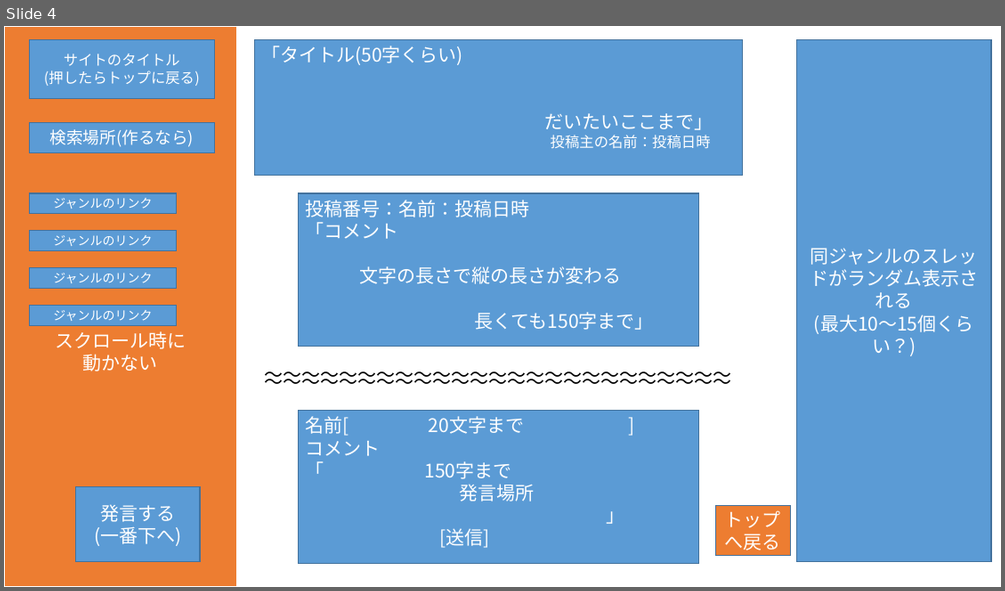
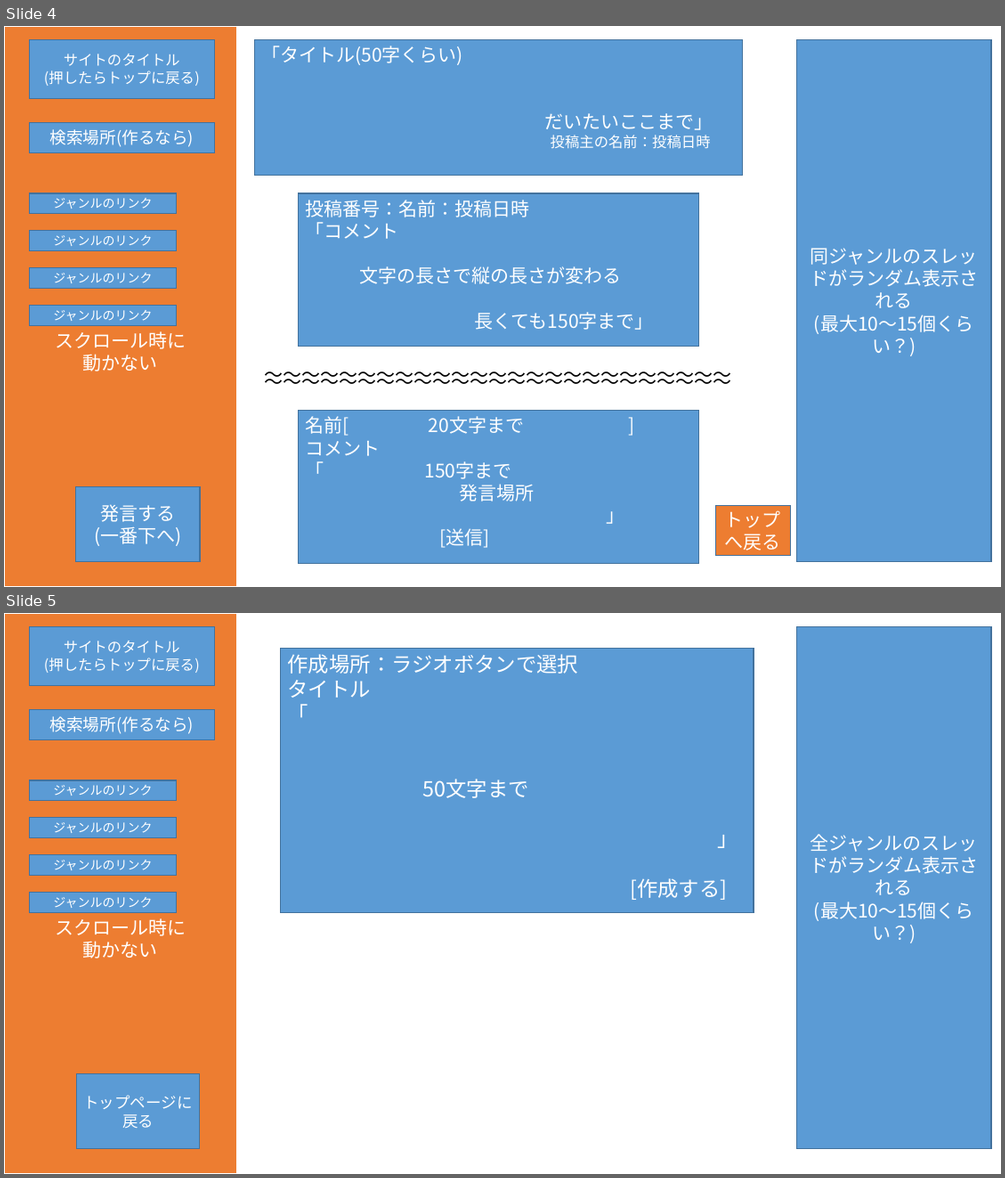
Before and after one commit to Kisaragi02/-, a slide deck: 掲示板制作.pptx. Shown one above the other, each under a label of ours: slide 4 before the commit, slides 4 and 5 after it. The pictures are 1005x591 and 1005x1178 pixels, drawn with LibreOffice and Linux fonts; fonts in the diff are those of the drawing. Boxes give left, top, right and bottom in pixels: in the first picture for what was removed or moved away, otherwise in the second. Text is boxed around its words. In the diff, an @@ line names an element or a change of style, - is before the commit and + after.

```diff
--- a/掲示板制作.pptx
+++ b/掲示板制作.pptx
@@ slide 5 added at box(4, 613, 1001, 1174), background #FFFFFF @@
@@ rectangle added at box(4, 613, 237, 1174), fill #ED7D31, outline #FFFFFF 1.5 pt, 18 pt, text #FFFFFF @@
+スクロール時に
+動かない
@@ rectangle added at box(30, 626, 214, 685), fill #5B9BD5, outline #43739E 1 pt, 14 pt, text #FFFFFF @@
+サイトのタイトル
+(押したらトップに戻る)
@@ rectangle added at box(797, 626, 991, 1149), fill #5B9BD5, outline #43739E 1 pt, 18 pt, text #FFFFFF @@
+全ジャンルのスレッドがランダム表示される
+(最大10～15個くらい？)
@@ rectangle added at box(281, 648, 754, 913), fill #5B9BD5, outline #43739E 1 pt, 20 pt, text #FFFFFF @@
+作成場所：ラジオボタンで選択
+タイトル
+「
+50文字まで
+」
+[作成する]
@@ rectangle added at box(30, 709, 214, 740), fill #5B9BD5, outline #43739E 1 pt, 16 pt, text #FFFFFF @@
+検索場所(作るなら)
@@ rectangle added at box(30, 780, 177, 801), fill #5B9BD5, outline #43739E 1 pt, 12 pt, text #FFFFFF @@
+ジャンルのリンク
@@ rectangle added at box(30, 818, 177, 838), fill #5B9BD5, outline #43739E 1 pt, 12 pt, text #FFFFFF @@
+ジャンルのリンク
@@ rectangle added at box(30, 855, 177, 876), fill #5B9BD5, outline #43739E 1 pt, 12 pt, text #FFFFFF @@
+ジャンルのリンク
@@ rectangle added at box(30, 892, 177, 912), fill #5B9BD5, outline #43739E 1 pt, 12 pt, text #FFFFFF @@
+ジャンルのリンク
@@ rectangle added at box(77, 1074, 200, 1149), fill #5B9BD5, outline #43739E 1 pt, 15 pt, text #FFFFFF @@
+トップページに戻る
```
Also in this commit, not shown: 1 slide changed.
